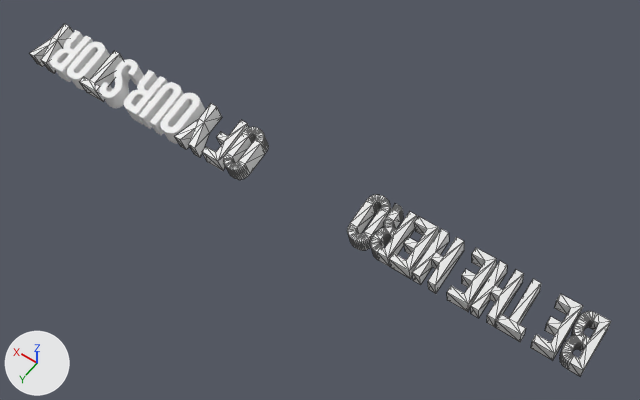
Renders of the glTF model assets/asset.glb from each side of a commit.
Before and after are seen from a 50 mm camera at (-248.0, 474.0, 476.0) aimed at (-28.0, 166.0, -8.0). The axes (+X, +Y, +Z) are drawn at lower left. The lights are the same throughout. Mesh edges are drawn as thin lines on the coarser meshes. Materials are left out; every surface is plain grey. Where no turn or scale is listed for an object, it has been applied to the vertices. Vertices at the same position are counted once.

Objects in the first picture: '3D_Text_-_B', '3D_Text_-_E', '3D_Text_-_E.001', '3D_Text_-_E.002', '3D_Text_-_H', '3D_Text_-_H.001', '3D_Text_-_O', '3D_Text_-_O.001', '3D_Text_-_O.002', '3D_Text_-_R', '3D_Text_-_T', '3D_Text_-_U'.
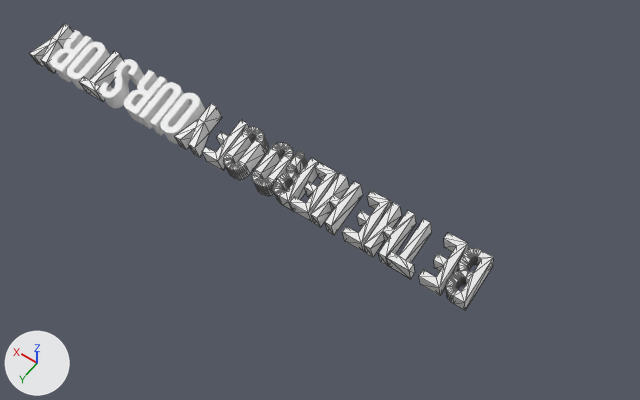
The newer file is also turned or shifted as a whole; pictures and numbers use the older file's frame.

What differs and where, as boxes (x1, y1, x2, y2) in the pictures (640 x 400 px):
'3D_Text_-_B', reshaped: before (560, 311, 611, 376); after (446, 248, 494, 310)
'3D_Text_-_H.001', reshaped: before (412, 229, 464, 293); after (311, 174, 363, 235)
'3D_Text_-_H', reshaped: before (471, 261, 524, 327); after (364, 203, 416, 266)
'3D_Text_-_R', reshaped: before (370, 204, 417, 267); after (273, 151, 318, 211)
'3D_Text_-_O', mesh moved: before (347, 195, 391, 250); after (252, 143, 295, 196)
'3D_Text_-_E', reshaped: before (531, 294, 583, 361); after (419, 233, 468, 296)
'3D_Text_-_E.001', reshaped: before (447, 248, 497, 312); after (342, 191, 391, 252)
'3D_Text_-_E.002', reshaped: before (389, 216, 439, 279); after (290, 162, 338, 222)
'3D_Text_-_T', reshaped: before (496, 279, 541, 342); after (387, 219, 432, 279)
part 1 of me_mesh_0, deleted: before (560, 311, 611, 376)
part 2 of me_mesh_0, added: after (446, 248, 494, 310)
part 3 of me_mesh_1, deleted: before (531, 294, 583, 361)
part 4 of me_mesh_1, added: after (419, 233, 468, 296)
part 5 of me_mesh_2, deleted: before (496, 279, 541, 342)
part 6 of me_mesh_2, added: after (387, 219, 432, 279)
part 7 of me_mesh_3, deleted: before (471, 261, 524, 327)
part 8 of me_mesh_3, added: after (364, 203, 416, 266)
part 9 of me_mesh_4, deleted: before (447, 248, 497, 312)
part 10 of me_mesh_4, added: after (342, 191, 391, 252)
part 11 of me_mesh_5, deleted: before (412, 229, 464, 293)
part 12 of me_mesh_5, added: after (311, 174, 363, 235)
part 13 of me_mesh_6, deleted: before (389, 216, 439, 279)
part 14 of me_mesh_6, added: after (290, 162, 338, 222)
part 15 of me_mesh_7, deleted: before (370, 204, 417, 267)
part 16 of me_mesh_7, added: after (273, 151, 318, 211)

Patch to the scene script:
```diff
--- a/assets/asset.glb.py
+++ b/assets/asset.glb.py
@@ me_mesh_0 @@
-me_mesh_0.from_pydata(...)  # 178 vertices, 360 faces; spans x -232.3..-215.3, y 150.0..187.7, z -9.1..14.5
+me_mesh_0.from_pydata(...)  # 178 vertices, 360 faces; spans x -153.1..-136.1, y 150.0..187.7, z -9.1..14.5
+# me_mesh_0 part 1: 178 vertices removed from x -232.3..-215.3, y 150.0..187.7, z -9.1..14.5
+# me_mesh_0 part 2: 178 vertices added at x -153.1..-136.1, y 150.0..187.7, z -9.1..14.5
@@ me_mesh_1 @@
-me_mesh_1.from_pydata(...)  # 24 vertices, 44 faces; spans x -214.1..-199.1, y 150.0..187.7, z -9.1..14.5
+me_mesh_1.from_pydata(...)  # 24 vertices, 44 faces; spans x -134.9..-119.9, y 150.0..187.7, z -9.1..14.5
+# me_mesh_1 part 3: 24 vertices removed from x -214.1..-199.1, y 150.0..187.7, z -9.1..14.5
+# me_mesh_1 part 4: 24 vertices added at x -134.9..-119.9, y 150.0..187.7, z -9.1..14.5
@@ me_mesh_2 @@
-me_mesh_2.from_pydata(...)  # 16 vertices, 28 faces; spans x -192.0..-175.0, y 150.0..187.7, z -9.1..14.5
+me_mesh_2.from_pydata(...)  # 16 vertices, 28 faces; spans x -112.8..-95.8, y 150.0..187.7, z -9.1..14.5
+# me_mesh_2 part 5: 16 vertices removed from x -192.0..-175.0, y 150.0..187.7, z -9.1..14.5
+# me_mesh_2 part 6: 16 vertices added at x -112.8..-95.8, y 150.0..187.7, z -9.1..14.5
@@ me_mesh_3 @@
-me_mesh_3.from_pydata(...)  # 24 vertices, 44 faces; spans x -174.2..-157.3, y 150.0..187.7, z -9.1..14.5
+me_mesh_3.from_pydata(...)  # 24 vertices, 44 faces; spans x -95.0..-78.1, y 150.0..187.7, z -9.1..14.5
+# me_mesh_3 part 7: 24 vertices removed from x -174.2..-157.3, y 150.0..187.7, z -9.1..14.5
+# me_mesh_3 part 8: 24 vertices added at x -95.0..-78.1, y 150.0..187.7, z -9.1..14.5
@@ me_mesh_4 @@
-me_mesh_4.from_pydata(...)  # 24 vertices, 44 faces; spans x -155.3..-140.3, y 150.0..187.7, z -9.1..14.5
+me_mesh_4.from_pydata(...)  # 24 vertices, 44 faces; spans x -76.1..-61.1, y 150.0..187.7, z -9.1..14.5
+# me_mesh_4 part 9: 24 vertices removed from x -155.3..-140.3, y 150.0..187.7, z -9.1..14.5
+# me_mesh_4 part 10: 24 vertices added at x -76.1..-61.1, y 150.0..187.7, z -9.1..14.5
@@ me_mesh_5 @@
-me_mesh_5.from_pydata(...)  # 24 vertices, 44 faces; spans x -131.8..-114.9, y 150.0..187.7, z -9.1..14.5
+me_mesh_5.from_pydata(...)  # 24 vertices, 44 faces; spans x -52.6..-35.7, y 150.0..187.7, z -9.1..14.5
+# me_mesh_5 part 11: 24 vertices removed from x -131.8..-114.9, y 150.0..187.7, z -9.1..14.5
+# me_mesh_5 part 12: 24 vertices added at x -52.6..-35.7, y 150.0..187.7, z -9.1..14.5
@@ me_mesh_6 @@
-me_mesh_6.from_pydata(...)  # 24 vertices, 44 faces; spans x -112.9..-97.9, y 150.0..187.7, z -9.1..14.5
+me_mesh_6.from_pydata(...)  # 24 vertices, 44 faces; spans x -33.7..-18.7, y 150.0..187.7, z -9.1..14.5
+# me_mesh_6 part 13: 24 vertices removed from x -112.9..-97.9, y 150.0..187.7, z -9.1..14.5
+# me_mesh_6 part 14: 24 vertices added at x -33.7..-18.7, y 150.0..187.7, z -9.1..14.5
@@ me_mesh_7 @@
-me_mesh_7.from_pydata(...)  # 178 vertices, 356 faces; spans x -96.5..-79.6, y 150.0..187.7, z -9.1..14.5
+me_mesh_7.from_pydata(...)  # 178 vertices, 356 faces; spans x -17.3..-0.4, y 150.0..187.7, z -9.1..14.5
+# me_mesh_7 part 15: 178 vertices removed from x -96.5..-79.6, y 150.0..187.7, z -9.1..14.5
+# me_mesh_7 part 16: 178 vertices added at x -17.3..-0.4, y 150.0..187.7, z -9.1..14.5
@@ me_mesh_8 @@
 me_mesh_8.from_pydata(...)  # 128 vertices, 256 faces; spans x -78.8..-62.1, y 149.5..188.2, z -9.2..14.6
+# me_mesh_8 part 17: the whole mesh is moved by (79.2, 0.0, 0.0)
```
